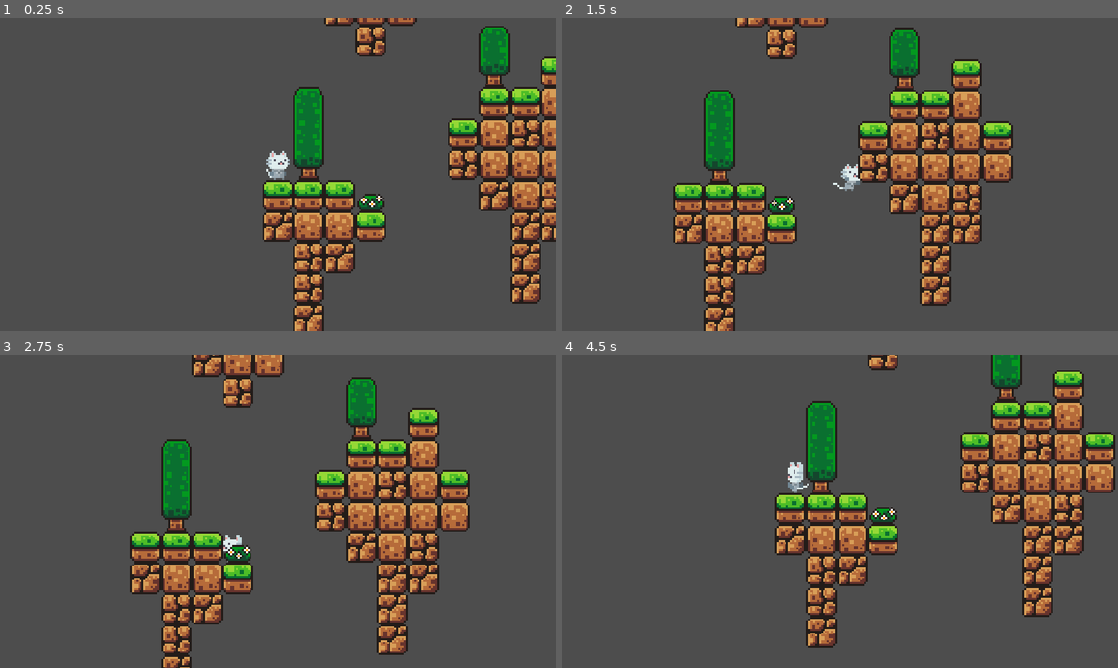
Above: before the commit, frames 1-4 (two rows, left to right).
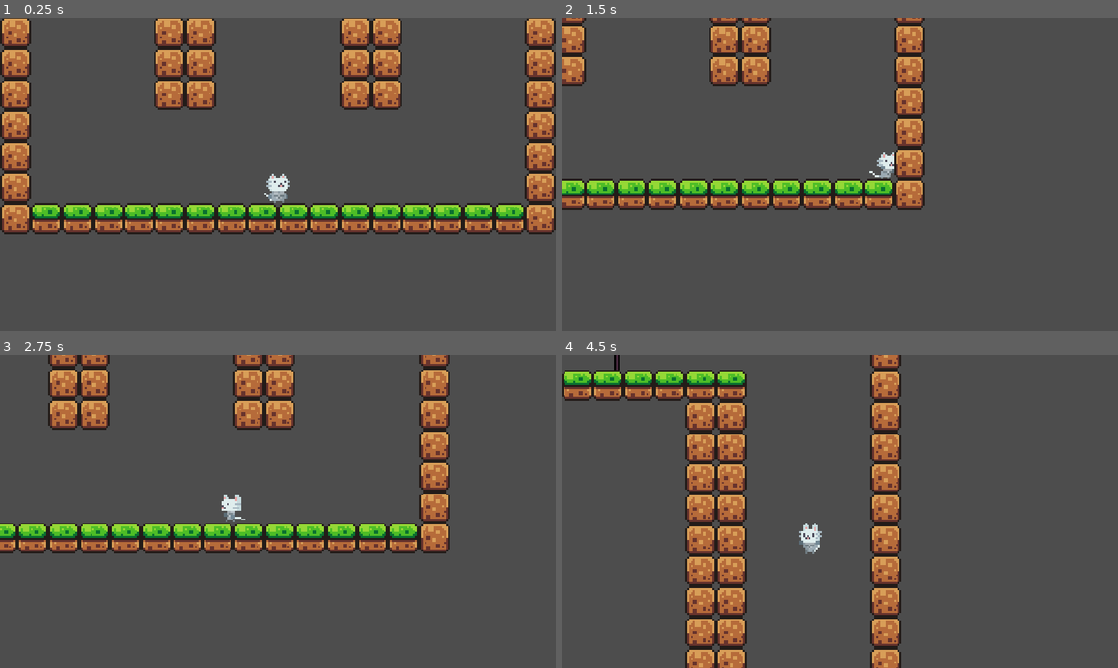
Above: after the commit, the same moments.

Repository: jakobjakobb/DDU-GODOT
Game: Godot game, scene res://scenes/game.tscn
Same seed, same stepped clock (60 frames per second), same inputs: the game is played once before the commit and once after it.
Inputs:
- Up to frame 1 (0.25 s): no input
- Up to frame 2 (1.5 s): hold D (right) from 0.53 s (still down); tap Space (jump) at 0.77 s
- Up to frame 3 (2.75 s): tap Space (jump) at 1.52 s; release D (right) at 2.03 s; hold A (left) from 2.03 s (still down)
- Up to frame 4 (4.5 s): release A (left) at 2.78 s; hold D (right) 2.78-4.28 s; tap Space (jump) at 3.02, 3.77 s; hold A (left) from 4.28 s (still down)

The runs differ from the first frame. In frame 1, 33% of the frame differs, in the area x 0-100%, y 0-100%; in frame 2, 27%; in frame 3, 30%; in frame 4, 36%.

Commit message:
flag & bg

Diff:
--- /dev/null
+++ b/scenes/flag.tscn
@@ -0,0 +1,20 @@
+[gd_scene format=3 uid="uid://df6clng0nle4o"]
+
+[ext_resource type="Script" uid="uid://dosnpn4ykupu2" path="res://scripts/flag.gd" id="1_32e5v"]
+[ext_resource type="Texture2D" uid="uid://dquevr8sutbq7" path="res://assets/sprites/flag.png" id="1_76ss4"]
+
+[sub_resource type="RectangleShape2D" id="RectangleShape2D_yf5fn"]
+size = Vector2(12, 31)
+
+[node name="Flag" type="Area2D" unique_id=2027560546]
+script = ExtResource("1_32e5v")
+metadata/teleport_to = Vector2(0, 0)
+
+[node name="Flag" type="Sprite2D" parent="." unique_id=983093453]
+texture = ExtResource("1_76ss4")
+
+[node name="CollisionShape2D" type="CollisionShape2D" parent="." unique_id=249375312]
+position = Vector2(1, 0.5)
+shape = SubResource("RectangleShape2D_yf5fn")
+
+[connection signal="body_entered" from="." to="." method="_on_body_entered"]
--- a/scenes/game.tscn
+++ b/scenes/game.tscn
@@ -2,6 +2,7 @@
 
 [ext_resource type="PackedScene" uid="uid://bqojwtkhlj8x7" path="res://scenes/player.tscn" id="1_uwrxv"]
 [ext_resource type="Texture2D" uid="uid://bmg6jhd8ko6x3" path="res://assets/sprites/world_tileset.png" id="2_yqjtg"]
+[ext_resource type="PackedScene" uid="uid://df6clng0nle4o" path="res://scenes/flag.tscn" id="3_lnu2h"]
 
 [sub_resource type="TileSetAtlasSource" id="TileSetAtlasSource_yqjtg"]
 texture = ExtResource("2_yqjtg")
@@ -170,22 +171,33 @@
 sources/0 = SubResource("TileSetAtlasSource_yqjtg")
 
 [node name="Game" type="Node2D" unique_id=1722854224]
-position = Vector2(-184, -52)
 
 [node name="Player" parent="." unique_id=1030030293 instance=ExtResource("1_uwrxv")]
-position = Vector2(504, -87)
+position = Vector2(0, -8)
 
 [node name="Camera2D" type="Camera2D" parent="Player" unique_id=1341253292]
 zoom = Vector2(4, 4)
 position_smoothing_enabled = true
 
-[node name="TileMapLayer" type="TileMapLayer" parent="." unique_id=2137858780]
+[node name="TileMaps" type="Node" parent="." unique_id=1192671600]
+
+[node name="Mid" type="TileMapLayer" parent="TileMaps" unique_id=2137858780]
 tile_map_data = PackedByteArray("AAD+/wEAAAAAAAAAAAD//wEAAAAAAAAAAAAAAAEAAAAAAAAAAAABAAEAAAAAAAAAAAACAAEAAAAAAAAAAAADAA …(11248 unchanged characters)…
 tile_set = SubResource("TileSet_yf5fn")
 
-[node name="Area2D" type="Area2D" parent="." unique_id=105731071]
-
-[node name="CollisionPolygon2D" type="CollisionPolygon2D" parent="Area2D" unique_id=12423896]
+[node name="Back" type="TileMapLayer" parent="TileMaps" unique_id=1677694362]
+z_index = -10
+tile_set = SubResource("TileSet_yf5fn")
+
+[node name="Flag" parent="." unique_id=2027560546 instance=ExtResource("3_lnu2h")]
+position = Vector2(1, -208)
+metadata/teleport_to = Vector2(504, -90)
+
+[node name="Killzones" type="Node" parent="." unique_id=1205357479]
+
+[node name="Area2D" type="Area2D" parent="Killzones" unique_id=105731071]
+
+[node name="CollisionPolygon2D" type="CollisionPolygon2D" parent="Killzones/Area2D" unique_id=12423896]
 polygon = PackedVector2Array(299, 41, 774, 23, 800, -132, 1390, -161, 1568, -388, 1973, -415, 2338, -623, 2438, -939, 2492, 309, 299, 251)
 
-[connection signal="body_entered" from="Area2D" to="Player" method="_on_area_2d_body_entered"]
+[connection signal="body_entered" from="Killzones/Area2D" to="Player" method="_on_area_2d_body_entered"]
--- /dev/null
+++ b/scripts/flag.gd
@@ -0,0 +1,4 @@
+extends Area2D
+
+func _on_body_entered(body: Node2D) -> void:
+	if body is CharacterBody2D: body.position = get_meta("teleport_to")
--- a/scripts/player.gd
+++ b/scripts/player.gd
@@ -29,6 +29,10 @@
 			velocity.y = JUMP_VELOCITY
 			stick_to_wall = false
 
+	if Input.is_action_just_pressed("down"):
+		if is_on_wall() and stick_to_wall:
+			stick_to_wall = false
+
 	var direction := Input.get_axis("left", "right")
 	if direction:
 		velocity.x = direction * SPEED
@@ -46,7 +50,7 @@
 	var direction = wall_direction if wall_direction else input_direction
 	if Input.is_action_just_pressed("jump"):
 		state = "jumping"
-	elif is_on_wall():
+	elif is_on_wall() and stick_to_wall:
 		state = "climbing"
 	elif not is_on_floor():
 		state = "falling"
Binary file added: assets/sprites/flag.png
Not shown, added: assets/sprites/flag.png.import
Not shown, added: scripts/flag.gd.uid
